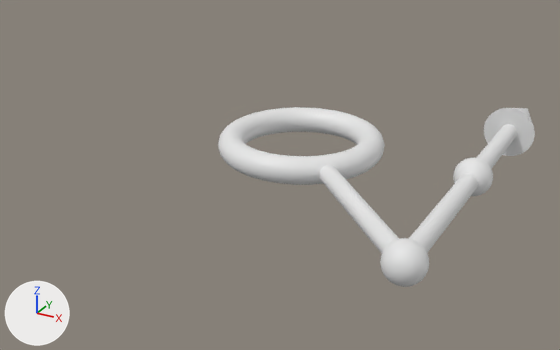
The OBJ model Assets/Modules/Azure/Assets/Arrows/Arrow-144.obj as it was, and as the next commit left it.
Camera for both pictures: a camera (50 mm lens) standing at (1.9, -3.7, 1.62) and looking at (-0.1, -0.07, -0.19). Lighting does not change. The marker at lower left points along +X, +Y and +Z. Where no turn or scale is listed for an object, it has been applied to the vertices. Vertices at the same position are counted once.

In view in the first picture: 'Arrow-144'.
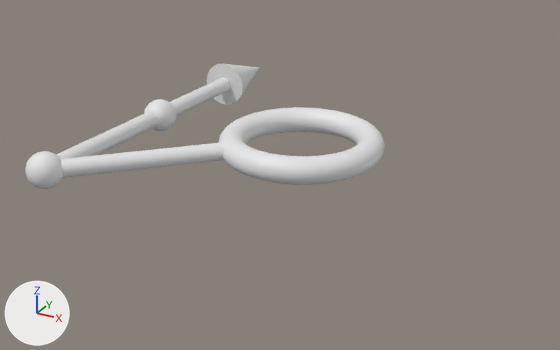
Where the change shows, as pixel boxes (x1, y1, x2, y2) in the pictures (560 x 350 px; the box of a moved part takes in the faces that stretch with it):
'Arrow-144', reshaped (14% wider, 30% shorter): before (218, 107, 535, 287); after (25, 64, 385, 189)
part 1 of me_arrow_144, moved or reshaped: before (319, 165, 478, 253); after (56, 111, 224, 178)
part 2 of me_arrow_144, moved or reshaped: before (476, 124, 517, 169); after (170, 78, 230, 116)
part 3 of me_arrow_144, moved or reshaped: before (484, 108, 535, 156); after (207, 64, 260, 105)
part 4 of me_arrow_144, added: after (25, 151, 63, 189)
part 5 of me_arrow_144, added: after (144, 99, 176, 131)
part 6 of me_arrow_144, deleted: before (453, 158, 493, 196)
part 7 of me_arrow_144, deleted: before (380, 238, 429, 287)

What the commit changed:
me_arrow_144 is used by ob_arrow_144; location (0.0, 0.0, 0.0).
me_arrow_144 had 3267 vertices, 3143 faces and spanned x -0.47..1.15, y -1.1..1.25, z -0.15..0.15.
me_arrow_144 now has 3265 vertices, 3143 faces and spans x -1.15..0.47, y -1.1..1.25, z -0.15..0.15.
me_arrow_144 part 1: the loose piece of 126 vertices spanning x 0.25..1.05, y -1.04..0.0, z -0.05..0.05 is turned -180 degrees about the y axis through the mesh origin.
me_arrow_144 part 2: the loose piece of 64 vertices spanning x 0.95..1.05, y 0.0..1.0, z -0.05..0.05 is turned 180 degrees about the y axis through the mesh origin.
me_arrow_144 part 3: the loose piece of 33 vertices spanning x 0.85..1.15, y 0.75..1.25, z -0.15..0.15 is turned 180 degrees about the y axis through the mesh origin.
me_arrow_144 part 4: a new loose piece of 1009 vertices spanning x -1.1..-0.9, y -1.1..-0.9, z -0.1..0.1.
me_arrow_144 part 5: a new loose piece of 1009 vertices spanning x -1.1..-0.9, y -0.1..0.1, z -0.1..0.1.
me_arrow_144 part 6: the loose piece of 1010 vertices spanning x 0.9..1.1, y -0.1..0.1, z -0.1..0.1 is deleted.
me_arrow_144 part 7: the loose piece of 1010 vertices spanning x 0.9..1.1, y -1.1..-0.9, z -0.1..0.1 is deleted.
